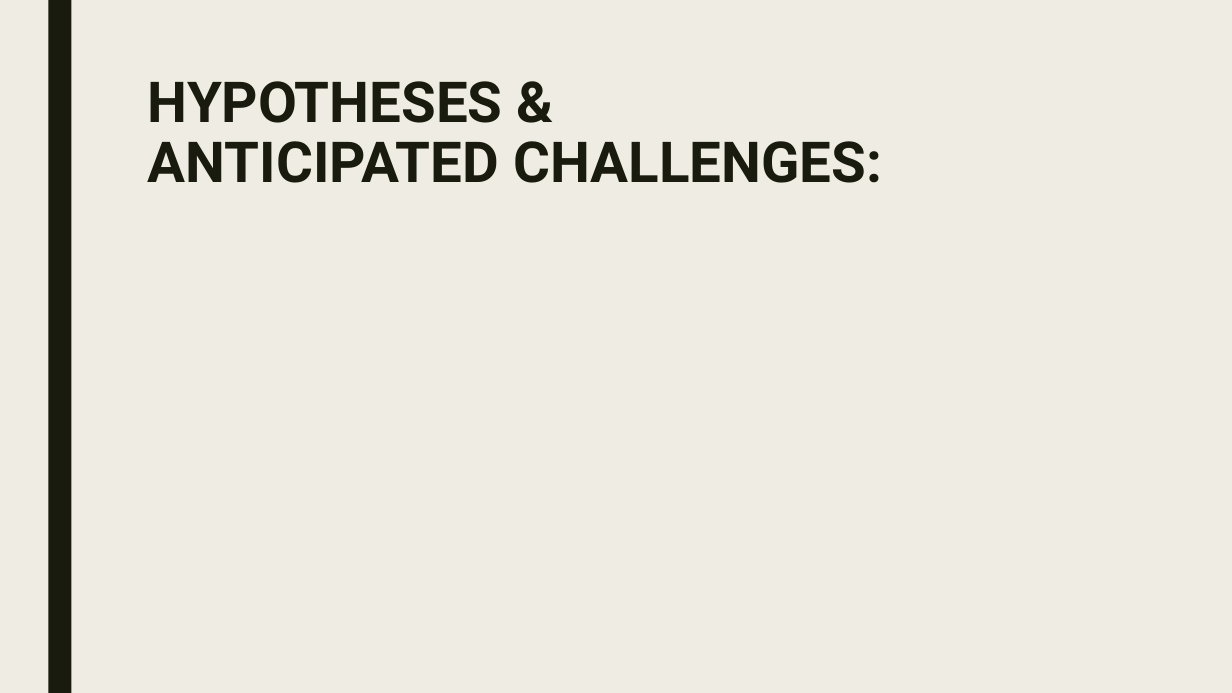
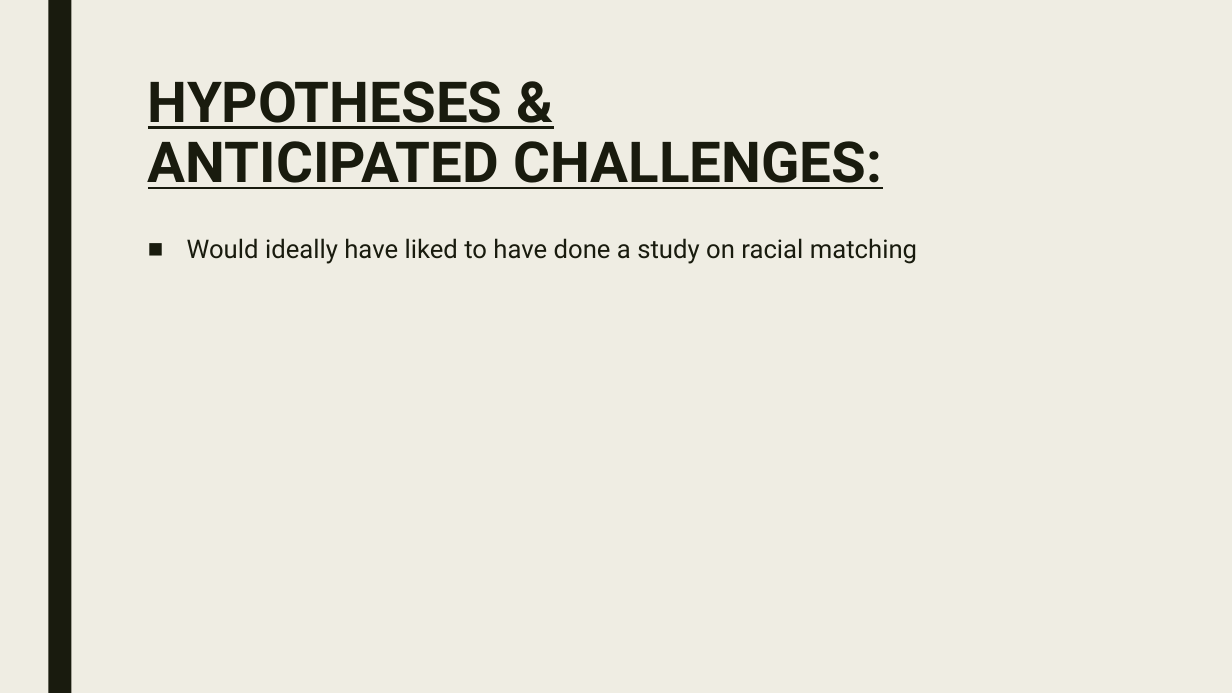
Before and after one commit to Sun-Kev/MACS30200proj, a slide deck: slide 10 of Proposal/proposal_slides.pptx. Drawn at 1232x693 pixels with LibreOffice and Linux fonts; fonts in the diff are those of the drawing. Boxes give left, top, right and bottom in pixels: in the first picture for what was removed or moved away, otherwise in the second. Text is boxed around its words. In the diff, an @@ line names an element or a change of style, - is before the commit and + after.

```diff
--- a/Proposal/proposal_slides.pptx
+++ b/Proposal/proposal_slides.pptx
@@ title "HYPOTHESES & ANTICIPATED CHALLENGES:" at (148, 81, 882, 189): underline on @@
@@ text added at (187, 238, 917, 264), 20 pt, text #191B0E @@
+■ Would ideally have liked to have done a study on racial matching
```
Also in this commit, not shown: 4 other slides changed, 5 slides added, 5 slides removed.
